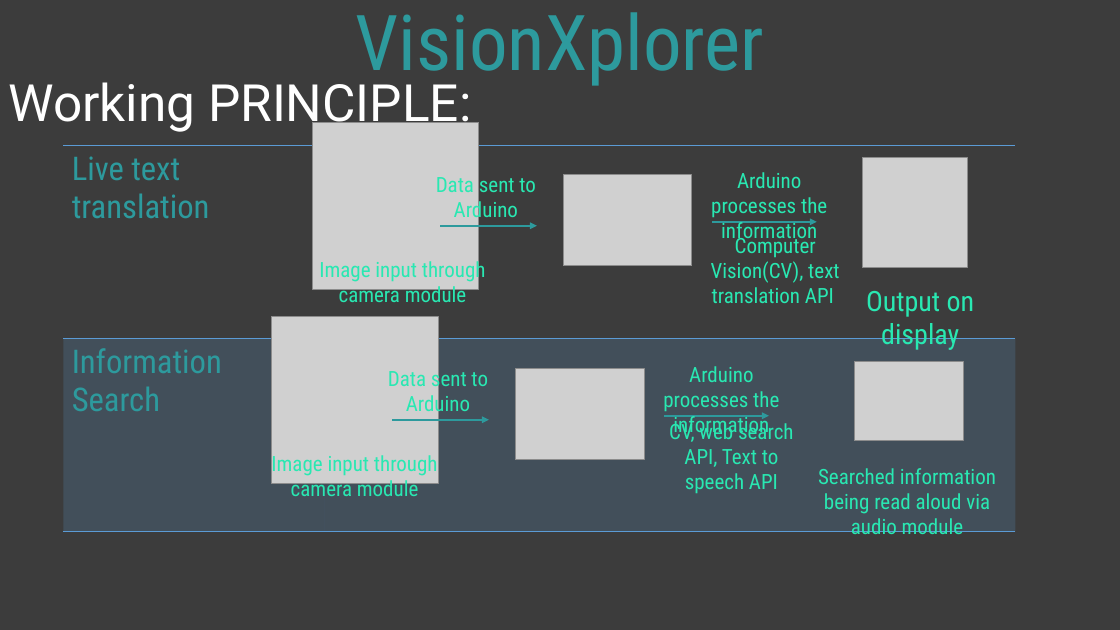
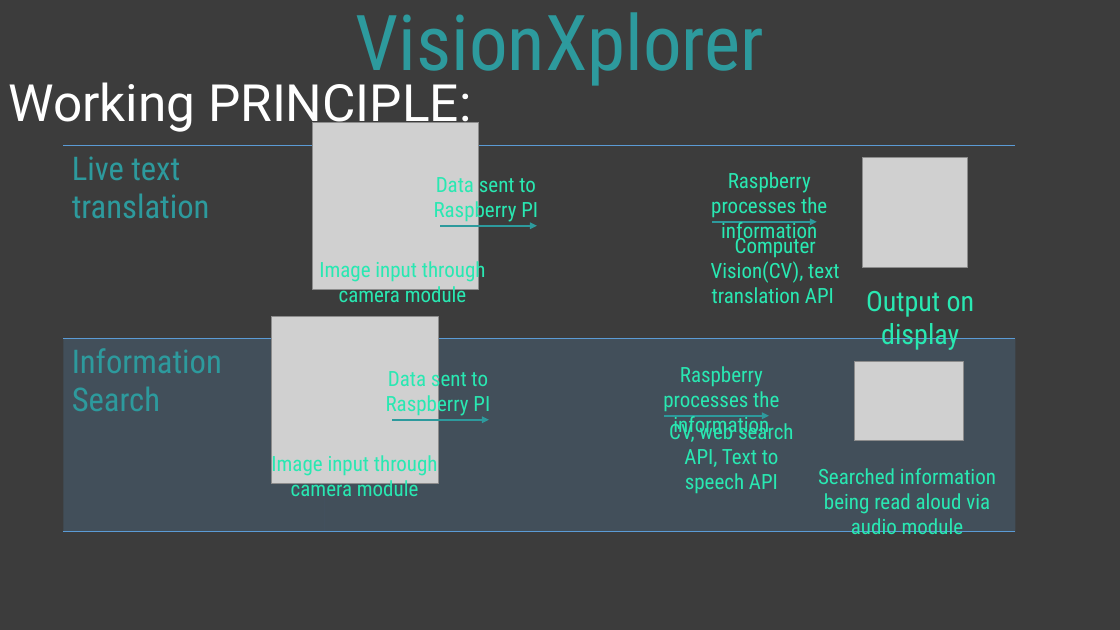
Before and after one commit to Soumyajit01/VisionXplorer, a slide deck: slide 6 of visionXplorer ppt files/visionXplorer.pptx. Drawn at 1120x630 pixels with LibreOffice and Linux fonts; fonts in the diff are those of the drawing; grey boxes stand for pictures. Boxes give left, top, right and bottom in pixels: in the first picture for what was removed or moved away, otherwise in the second. Text is boxed around its words. In the diff, an @@ line names an element or a change of style, - is before the commit and + after.

Commit message:
modified ppt

```diff
--- a/visionXplorer ppt files/visionXplorer.pptx
+++ b/visionXplorer ppt files/visionXplorer.pptx
@@ text at bbox=[434, 177, 538, 224]: text changed @@
-Data sent to Arduino
+Data sent to Raspberry PI
@@ picture removed at bbox=[564, 175, 692, 266] @@
@@ text at bbox=[711, 172, 827, 245]: text changed @@
-Arduino processes the information
+Raspberry processes the information
@@ text at bbox=[386, 366, 490, 418]: text changed @@
-Data sent to Arduino
+Data sent to Raspberry PI
@@ picture removed at bbox=[516, 369, 644, 460] @@
@@ text at bbox=[663, 366, 779, 439]: text changed @@
-Arduino processes the information
+Raspberry processes the information
```
Also in this commit, not shown: 2 other slides changed.
